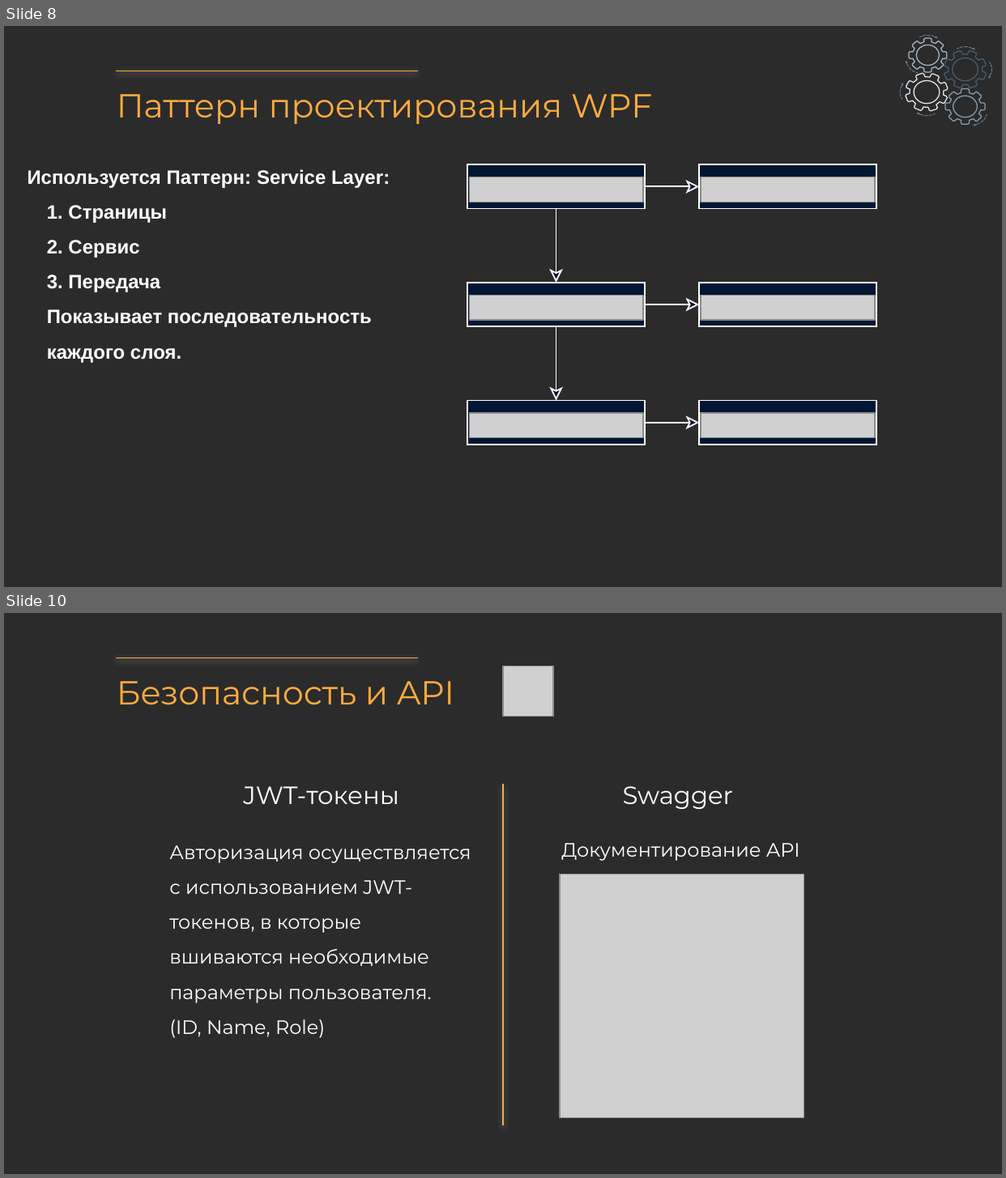
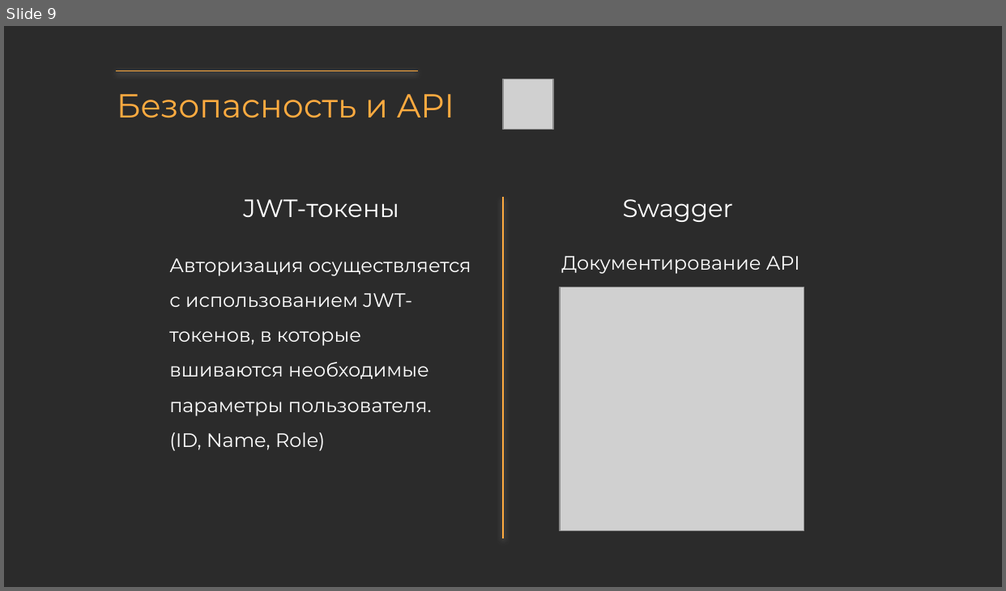
Before and after one commit to Bikmacs/CafeSystem, a slide deck: Docs/Презентация системы кафе.pptx. Shown one above the other, each under a label of ours: slides 8 and 10 before the commit, slide 9 after it; the slides between them are not shown. The pictures are 1006x1178 and 1006x591 pixels, drawn with LibreOffice and Linux fonts; fonts in the diff are those of the drawing; grey boxes stand for pictures; background and template pictures are left out; a plain dark background stands for a picture behind light text. Boxes give left, top, right and bottom in pixels: in the first picture for what was removed or moved away, otherwise in the second. Text is boxed around its words. In the diff, an @@ line names an element or a change of style, - is before the commit and + after.

```diff
--- a/Docs/Презентация системы кафе.pptx
+++ b/Docs/Презентация системы кафе.pptx
@@ slide 8 removed at <box>4,26,1002,587</box>, background picture (left out) @@
@@ line removed from (116, 71) to (417, 71) @@
@@ title removed at <box>117,94,652,124</box> @@
-Паттерн проектирования WPF
@@ group removed at <box>899,35,993,126</box>: 32 freeform shapes @@
@@ text removed at <box>27,169,390,363</box> @@
-Используется Паттерн: Service Layer:
-      1. Страницы
-      2. Сервис
-      3. Передача
-      Показывает последовательность каждого слоя.
@@ group removed at <box>468,165,876,444</box>: 10 freeform shapes, 6 rectangles, 6 pictures @@
@@ what was slide 10 is now slide 9 @@
```
Also in this commit, not shown: 4 slides changed, 1 other file.
